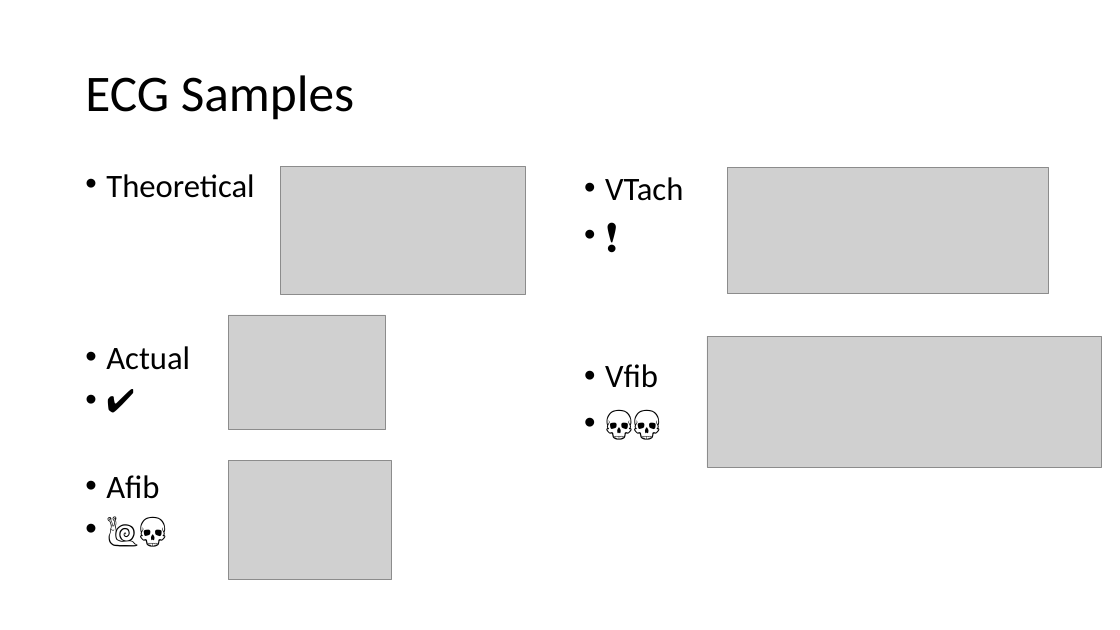
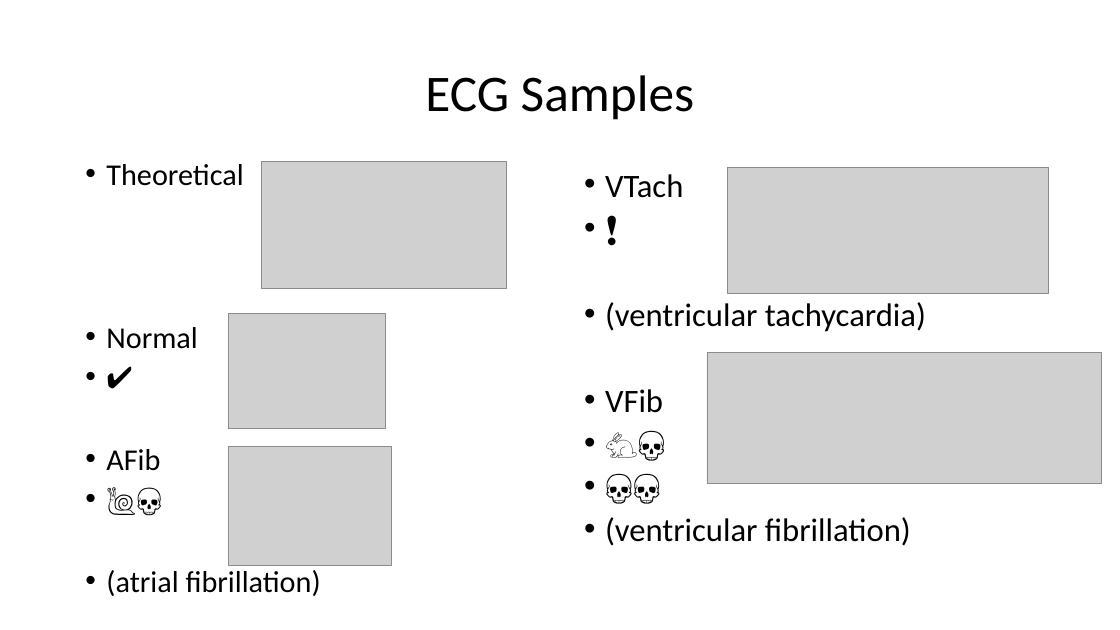
Before and after one commit to pierrecurie13/capstone, a slide deck: slide 3 of ECG.pptx. Drawn at 1120x630 pixels with LibreOffice and Linux fonts; fonts in the diff are those of the drawing; grey boxes stand for pictures. Boxes give left, top, right and bottom in pixels: in the first picture for what was removed or moved away, otherwise in the second. Text is boxed around its words. In the diff, an @@ line names an element or a change of style, - is before the commit and + after.

```diff
--- a/ECG.pptx
+++ b/ECG.pptx
@@ title "ECG Samples" at (x1=425, y1=75, x2=694, y2=120): alignment left to centre @@
@@ text "Theoretical" moved from (x1=106, y1=174, x2=254, y2=499) to (x1=106, y1=164, x2=321, y2=596) @@
@@ text at (x1=106, y1=164, x2=243, y2=186): size 28 to 25.9 pt in "Theoretical", "✔", "🐌💀" @@
@@ picture moved from (x1=280, y1=166, x2=526, y2=294) to (x1=261, y1=161, x2=507, y2=289) @@
@@ text at (x1=605, y1=174, x2=683, y2=198): line spacing 0.9 to 0.8 @@
@@ text at (x1=106, y1=327, x2=197, y2=349): text changed; size 28 to 25.9 pt @@
-• Actual
+• Normal
@@ text at (x1=605, y1=302, x2=926, y2=413): text changed @@
-• Vfib
+• (ventricular tachycardia)
+• VFib
+• 🐇💀
@@ picture moved from (x1=707, y1=336, x2=1102, y2=467) to (x1=707, y1=353, x2=1102, y2=484) @@
@@ text at (x1=106, y1=449, x2=160, y2=471): text changed; size 28 to 25.9 pt @@
-• Afib
+• AFib
@@ picture moved from (x1=229, y1=461, x2=392, y2=581) to (x1=229, y1=447, x2=392, y2=566) @@
@@ text at (x1=605, y1=517, x2=911, y2=546): paragraph added @@
+• (ventricular fibrillation)
@@ text at (x1=106, y1=570, x2=321, y2=596): paragraph added @@
+• (atrial fibrillation)
```
Also in this commit, not shown: 6 other slides changed, 1 slide added, 1 other file.
